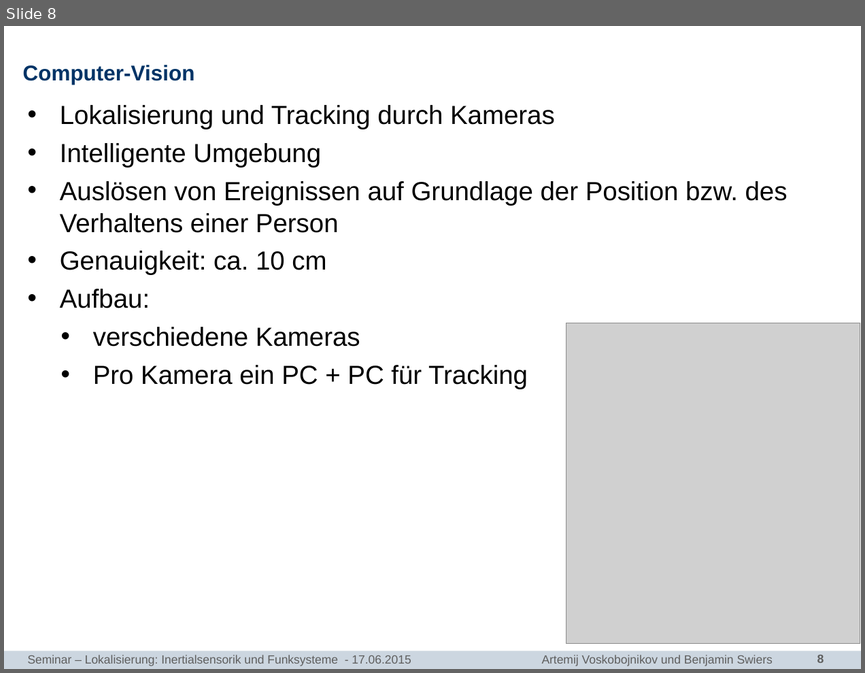
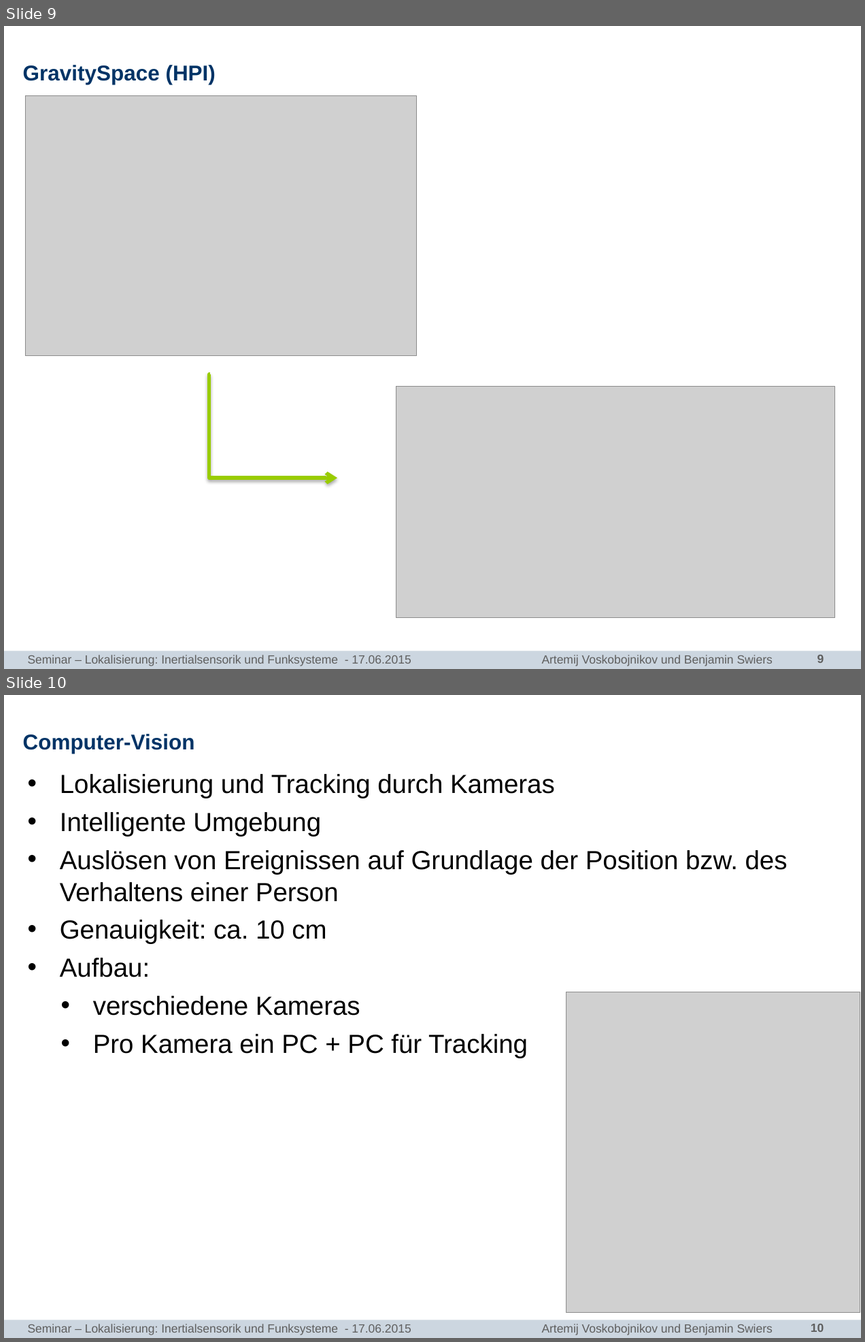
Before and after one commit to bennySwiers/Ausarbeitung-Seminar-TI, a slide deck: Vortrag/Seminar_TI_Sensorlose_Lokalisierung.pptx. Shown one above the other, each under a label of ours: slide 8 before the commit, slides 9 and 10 after it. The pictures are 865x673 and 865x1342 pixels, drawn with LibreOffice and Linux fonts; fonts in the diff are those of the drawing; grey boxes stand for pictures; background and template pictures are left out. Boxes give left, top, right and bottom in pixels: in the first picture for what was removed or moved away, otherwise in the second. Text is boxed around its words. In the diff, an @@ line names an element or a change of style, - is before the commit and + after.

```diff
--- a/Vortrag/Seminar_TI_Sensorlose_Lokalisierung.pptx
+++ b/Vortrag/Seminar_TI_Sensorlose_Lokalisierung.pptx
@@ slide 9 added at [4,26,861,669], background #FFFFFF; not listed: 2 template elements that a slide beside it also shows @@
@@ title added at [23,65,215,84], 18 pt, text #003366, bold @@
+GravitySpace (HPI)
@@ picture added at [26,96,417,356] @@
@@ elbow arrow added from (209, 374) to (337, 478), #99CC00 3 pt @@
@@ picture added at [396,386,834,617] @@
@@ text added at [28,654,772,666], 10 pt, text #5F5F5F @@
+Seminar – Lokalisierung: Inertialsensorik und Funksysteme - 17.06.2015 Artemij Voskobojnikov und Benjamin Swiers
@@ what was slide 8 is now slide 10 @@
@@ page number at [810,1323,823,1331]: text changed @@
-8
+10
```
Also in this commit, not shown: 2 slides changed, 1 other slide added, 1 other file.
